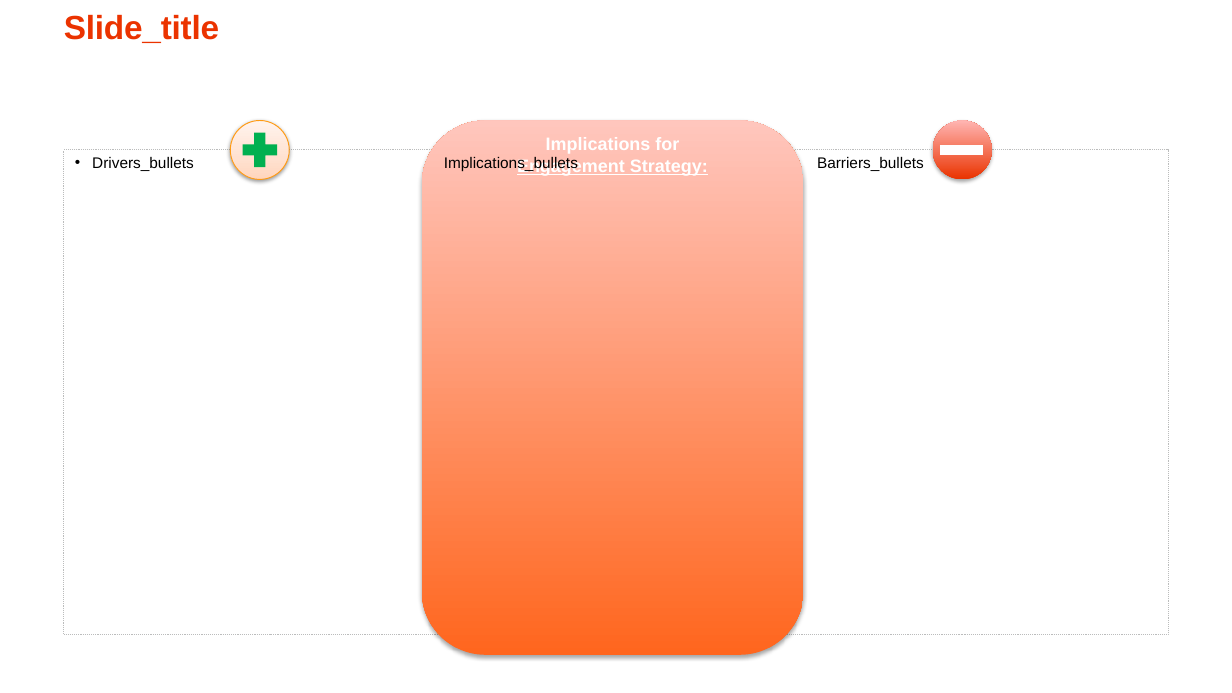
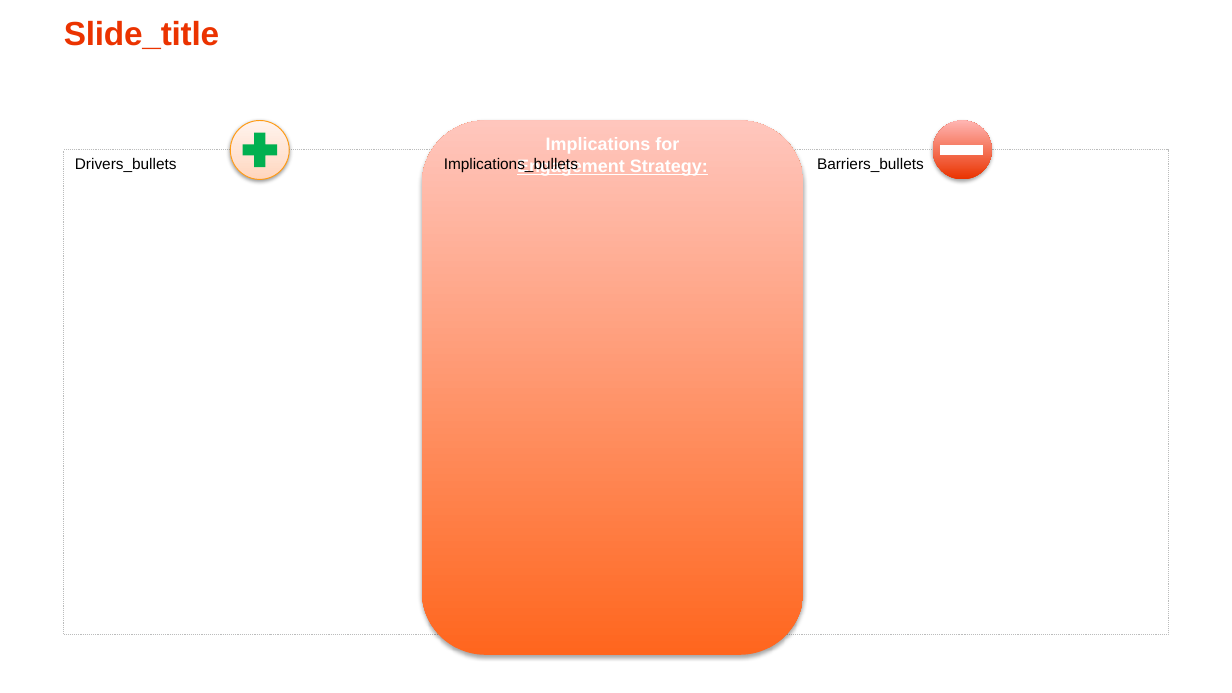
Before and after one commit to xpistos90210/templates, a slide deck: slide 1 of Drivers_barriers.pptx. Drawn at 1232x693 pixels with LibreOffice and Linux fonts; fonts in the diff are those of the drawing. Boxes give left, top, right and bottom in pixels: in the first picture for what was removed or moved away, otherwise in the second. Text is boxed around its words. In the diff, an @@ line names an element or a change of style, - is before the commit and + after.

```diff
--- a/Drivers_barriers.pptx
+++ b/Drivers_barriers.pptx
@@ title "Slide_title": place and size @@
-title "Slide_title" at bbox=[64, 14, 219, 43]
+title "Slide_title" at bbox=[64, 20, 219, 49]
@@ text "Drivers_bullets" at bbox=[75, 158, 177, 172]: bullet • to none @@
```
